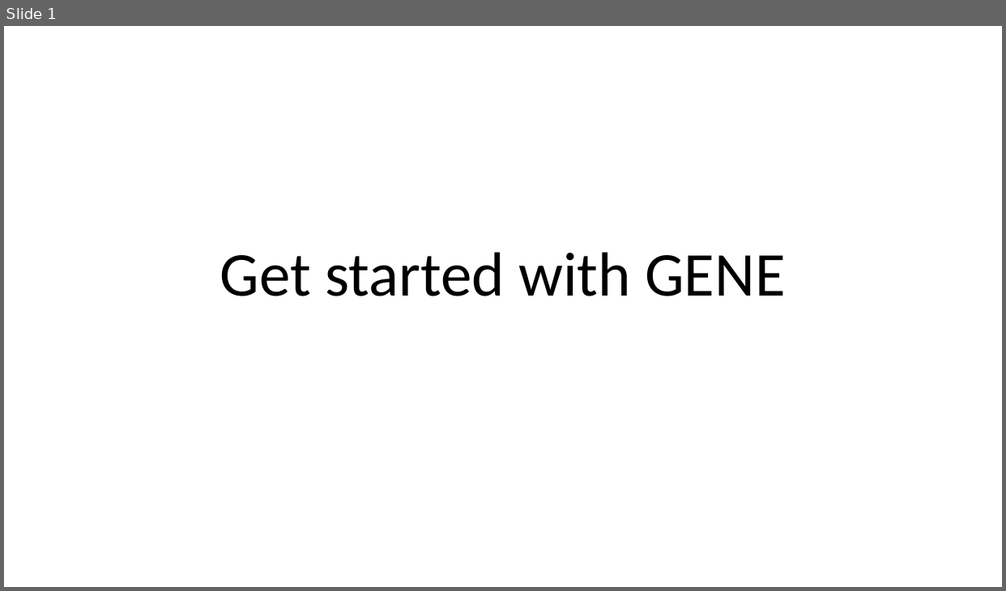
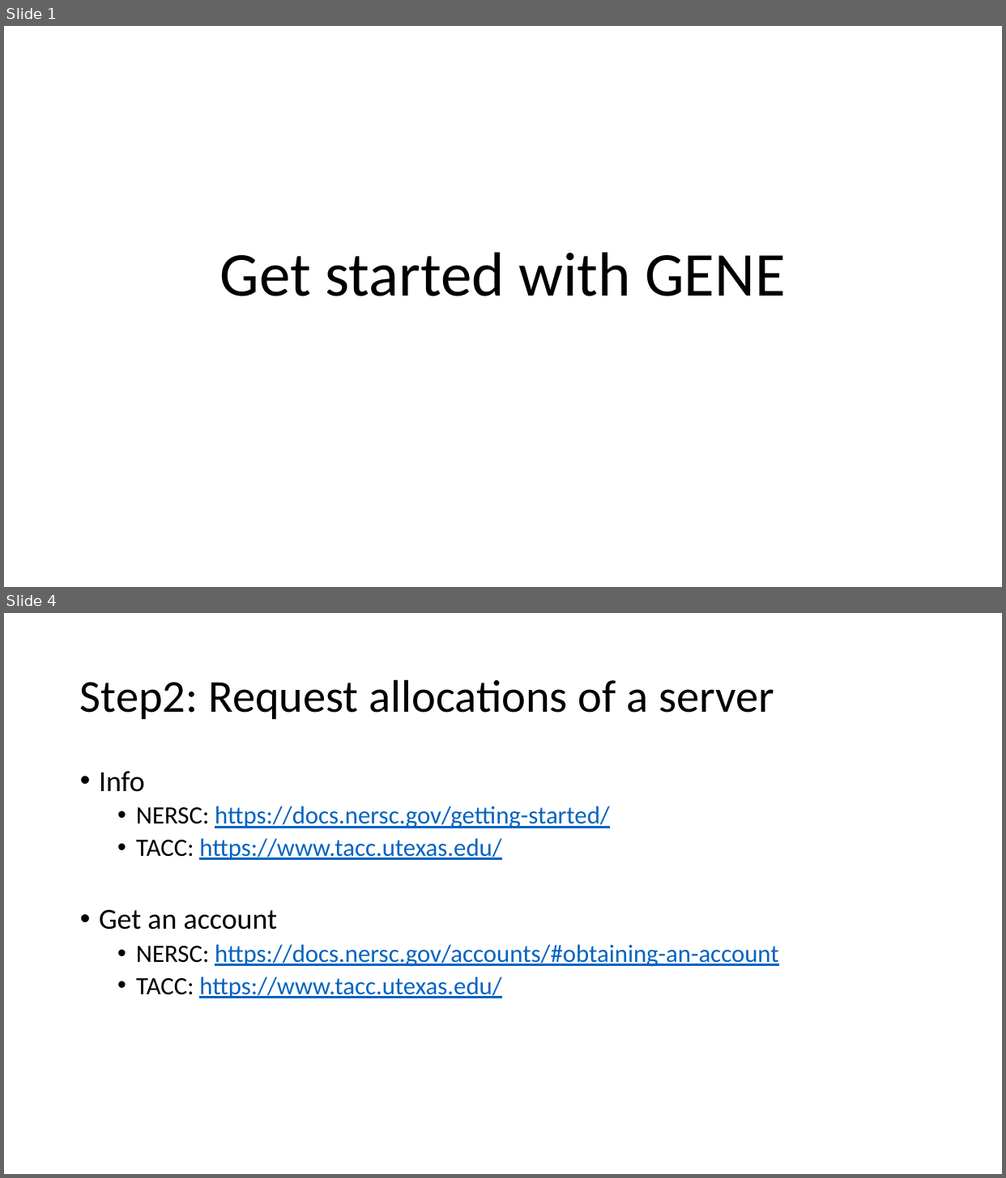
Before and after one commit to maxtcurie/Physics_Helper, a slide deck: Intro_to_GENE/0_Getting_started_with_GENE.pptx. Shown one above the other, each under a label of ours: slide 1 before the commit, slides 1 and 4 after it; the slides between them are not shown. The pictures are 1006x591 and 1006x1178 pixels, drawn with LibreOffice and Linux fonts; fonts in the diff are those of the drawing. Boxes give left, top, right and bottom in pixels: in the first picture for what was removed or moved away, otherwise in the second. Text is boxed around its words. In the diff, an @@ line names an element or a change of style, - is before the commit and + after.

```diff
--- a/Intro_to_GENE/0_Getting_started_with_GENE.pptx
+++ b/Intro_to_GENE/0_Getting_started_with_GENE.pptx
@@ slide 4 added at (4,613,1002,1174), background #FFFFFF @@
@@ title added at (80,679,774,719), 44 pt, text #000000 @@
+Step2: Request allocations of a server
@@ text added at (99,771,778,999), 24 pt, text #0563C1, underline @@
+• Info
+  • NERSC: https://docs.nersc.gov/getting-started/
+  • TACC: https://www.tacc.utexas.edu/
+• Get an account
+  • NERSC: https://docs.nersc.gov/accounts/#obtaining-an-account
+  • TACC: https://www.tacc.utexas.edu/
```
Also in this commit, not shown: 1 slide changed, 6 other slides added, 2 other files.
